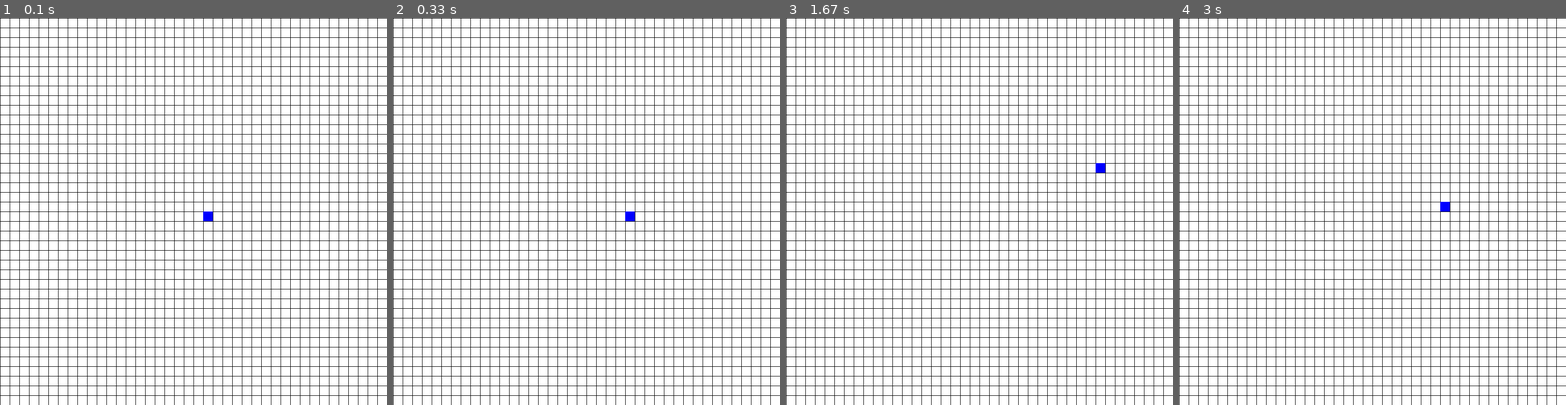
Above: before the commit, frames 1-4 (left to right).
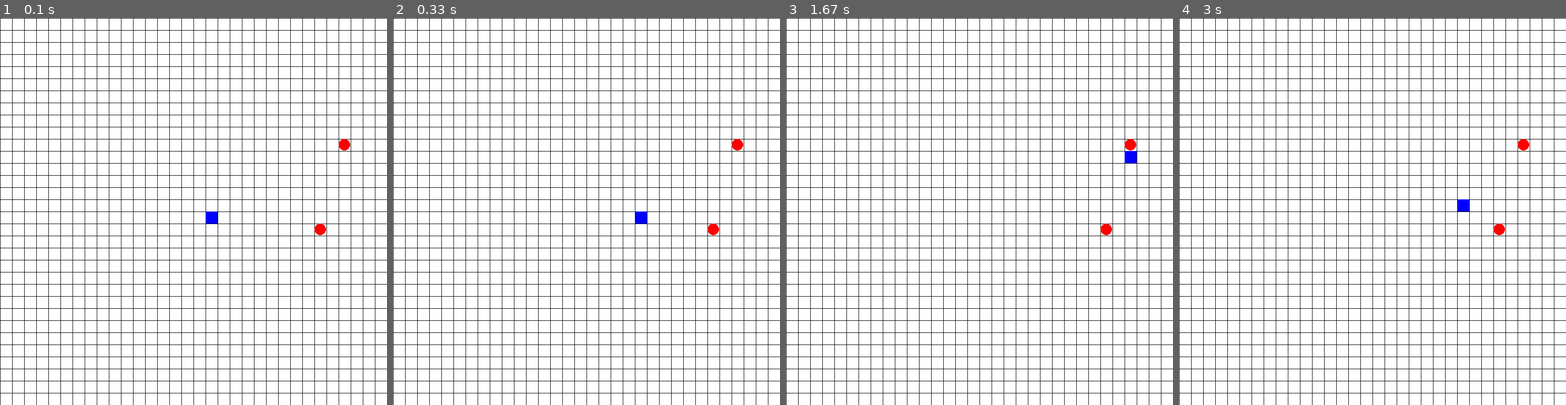
Above: after the commit, the same moments.

Repository: JeffDziad/PythonPractice
Game: pygame game, started from Pygame/plot.py
Two runs of this game, one before a commit and one after it. Both use one fixed random seed, a clock stepped at 60 frames per second and the inputs below.
Inputs:
- Up to frame 1 (0.1 s): no input
- Up to frame 2 (0.33 s): no input
- Up to frame 3 (1.67 s): hold Right 0.33-0.8 s; hold Up 0.83-1.3 s; hold Right from 1.33 s (still down)
- Up to frame 4 (3 s): release Right at 1.8 s; hold Left 1.83-2.37 s; hold Down 2.4-2.7 s; hold Left from 2.73 s (still down)

The runs differ from the first frame. In frame 1, 13% of the frame differs, in the area x 0-100%, y 0-100%; in frame 2, 13%; in frame 3, 13%; in frame 4, 13%.

Commit message:
+ Apples

Diff:
--- a/Pygame/plot.py
+++ b/Pygame/plot.py
@@ -1,10 +1,12 @@
 import pygame
+from random import randrange
 
 GAME_HEIGHT = 800
 GAME_WIDTH = 800
-TILE_SIZE = 20
+TILE_SIZE = 25
 COLS = int(GAME_WIDTH / TILE_SIZE)
 ROWS = int(GAME_HEIGHT / TILE_SIZE)
+APPLE_LIMIT = 2
 
 pygame.init()
 screen = pygame.display.set_mode([GAME_HEIGHT, GAME_WIDTH])
@@ -16,14 +18,21 @@
 running = True
 
 
-class SnakePart:
+# Objects
+class Apple:
+    def __init__(self):
+        self.position = randSpawnPos()
+
+    def draw(self):
+        pygame.draw.circle(screen, "red", (self.position[0] - TILE_SIZE / 2, self.position[1] - TILE_SIZE / 2), TILE_SIZE / 2)
+
+
+class Part:
     def __init__(self, start_x, start_y):
         self.rect = pygame.Rect(start_x, start_y)
 
 
-# Objects
-# Head
-class SnakeHead:
+class Snake:
     def __init__(self, start_x, start_y, direction="right"):
         self.alive = True
         self.parts = []
@@ -36,21 +45,19 @@
 
     def update(self):
         if self.alive:
+            # Determine next position
             d = self.direction
-            x, y = 0, 0
+            x, y = self.rect.x, self.rect.y
             if d == "up":
-                x = self.rect.x
-                y = self.rect.y - TILE_SIZE
+                y -= TILE_SIZE
             elif d == "down":
-                x = self.rect.x
-                y = self.rect.y + TILE_SIZE
+                y += TILE_SIZE
             elif d == "left":
-                x = self.rect.x - TILE_SIZE
-                y = self.rect.y
+                x -= TILE_SIZE
             elif d == "right":
-                x = self.rect.x + TILE_SIZE
-                y = self.rect.y
+                x += TILE_SIZE
 
+            # Test new position for collisions
             if x + TILE_SIZE > GAME_WIDTH:
                 self.alive = False
                 x -= TILE_SIZE
@@ -64,8 +71,35 @@
                 y += TILE_SIZE
                 self.alive = False
 
+            # Apply new position
             self.rect.update((x, y), (TILE_SIZE, TILE_SIZE))
+
+            # After update, check for apple collisions
+            for apple in apples:
+                if self.rect.x == apple.position[0] and self.rect.y == apple.position[1]:
+                    print("Apple Collision")
         self.draw()
+
+
+head = Snake(int((COLS / 2) * TILE_SIZE), int((ROWS / 2) * TILE_SIZE))
+apples = []
+
+
+def randSpawnPos():
+    x, y = 0, 0
+    found = False
+    while not found:
+        found = True
+        (x, y) = round(randrange(0, COLS)) * TILE_SIZE, round(randrange(0, ROWS)) * TILE_SIZE
+        if head.rect.x == x or head.rect.y == y:
+            print("Head Convergence")
+            found = False
+        for apple in apples:
+            if apple.position == (x, y):
+                print("Apple Convergence")
+                found = False
+    # Test position for collisions to prevent overlap
+    return x, y
 
 
 def drawGrid():
@@ -83,13 +117,21 @@
         pygame.draw.line(screen, "black", (x1, y1), (x2, y2))
 
 
-head = SnakeHead(int((COLS / 2) * TILE_SIZE), int((ROWS / 2) * TILE_SIZE))
+def handleApples():
+    if len(apples) < APPLE_LIMIT:
+        for x in range(0, APPLE_LIMIT - len(apples)):
+            a = Apple()
+            print(a.position)
+            apples.append(a)
+    for apple in apples:
+        apple.draw()
 
 
 def updateGame():
     screen.fill((255, 255, 255))
     drawGrid()
     head.update()
+    handleApples()
 
 
 while running:
